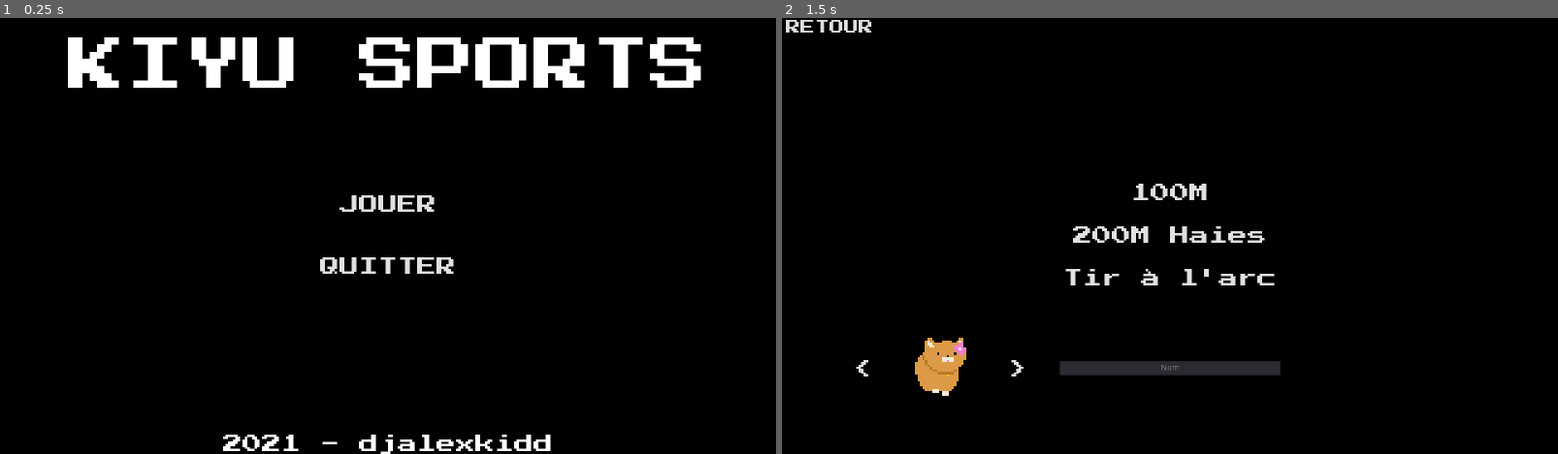
Above: before the commit, frames 1-2 (left to right).
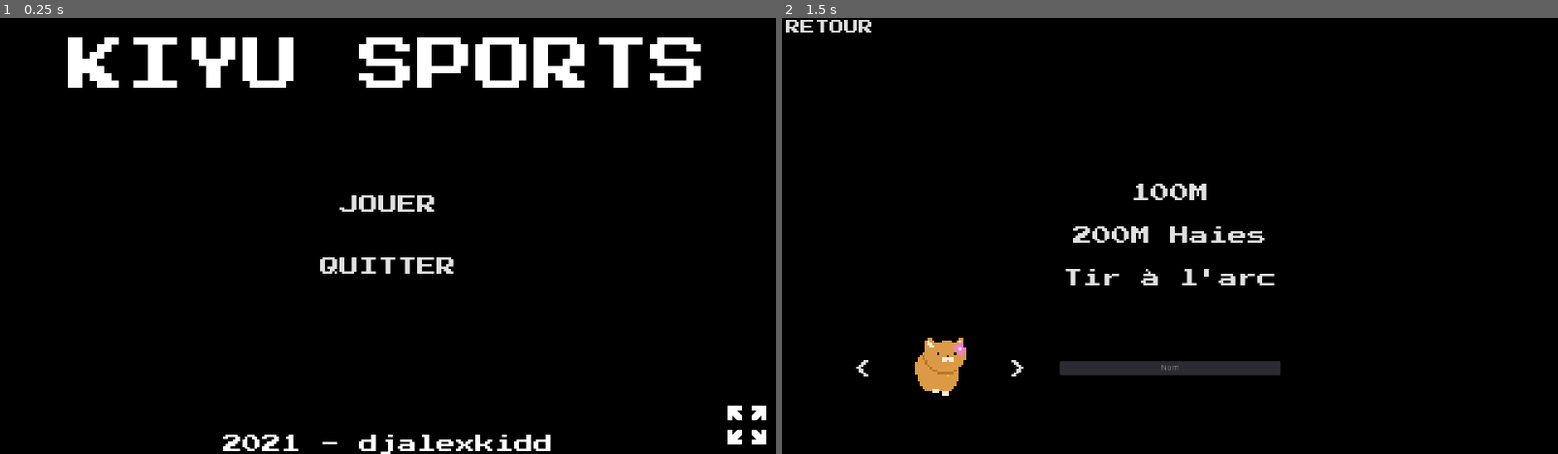
Above: after the commit, the same moments.

Repository: djalexkidd/kiyu-sports
Game: Godot game, scene res://scenes/menu/NameEntry.tscn
Same seed, same stepped clock (60 frames per second), same inputs: the game is played once before the commit and once after it.
Inputs (mouse positions are in pixels of both pictures, inside the frame that each line leads up to):
- Up to frame 1 (0.25 s): no input
- Up to frame 2 (1.5 s): click (1526, 423) at 0.52 s; click "JOUER" at 1.25 s

The runs differ from the first frame. In frame 1, 0.2% of the frame differs, in the area x 93-99%, y 88-98%; in frame 2, nothing differs.

Commit message:
Ajout d'un bouton pour mettre le jeu en plein écran

Diff:
--- a/scenes/menu/NameEntry.tscn
+++ b/scenes/menu/NameEntry.tscn
@@ -1,5 +1,6 @@
-[gd_scene load_steps=7 format=2]
+[gd_scene load_steps=8 format=2]
 
+[ext_resource path="res://assets/icons/fullscreen.png" type="Texture" id=1]
 [ext_resource path="res://assets/sounds/menu.mp3" type="AudioStream" id=3]
 [ext_resource path="res://assets/fonts/PressStart.ttf" type="DynamicFontData" id=5]
 [ext_resource path="res://scripts/menu/NameEntry.gd" type="Script" id=6]
@@ -95,9 +96,22 @@
 "_edit_use_anchors_": false
 }
 
+[node name="FullScreenButton" type="TextureButton" parent="."]
+anchor_left = 1.0
+anchor_top = 1.0
+anchor_right = 1.0
+anchor_bottom = 1.0
+margin_left = -100.0
+margin_top = -100.0
+texture_normal = ExtResource( 1 )
+__meta__ = {
+"_edit_use_anchors_": false
+}
+
 [node name="Musique" type="AudioStreamPlayer" parent="."]
 stream = ExtResource( 3 )
 autoplay = true
 
 [connection signal="pressed" from="HBoxContainer/PlayButton" to="." method="_on_PlayButton_pressed"]
 [connection signal="pressed" from="HBoxContainer/QuitButton" to="." method="_on_QuitButton_pressed"]
+[connection signal="pressed" from="FullScreenButton" to="." method="_on_FullScreenButton_pressed"]
--- a/scripts/menu/NameEntry.gd
+++ b/scripts/menu/NameEntry.gd
@@ -5,3 +5,10 @@
 
 func _on_QuitButton_pressed():
 	get_tree().quit()
+
+#Active/Désactive le plein écran
+func _on_FullScreenButton_pressed():
+	if OS.window_fullscreen:
+		OS.window_fullscreen = false
+	else:
+		OS.window_fullscreen = true
Binary file added: assets/icons/fullscreen.png
Not shown, added: assets/icons/fullscreen.png.import
